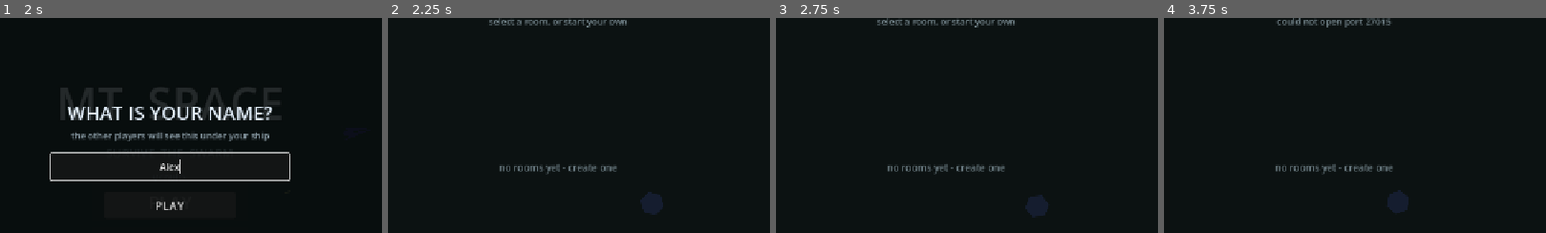
Above: before the commit, frames 1-4 (left to right).
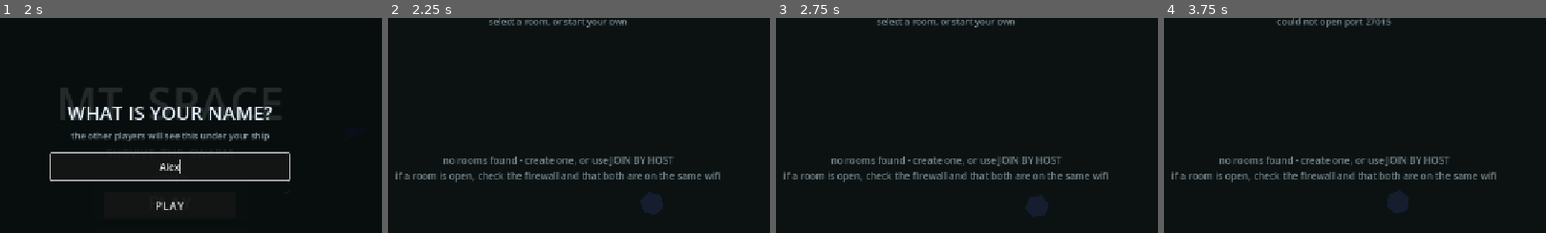
Above: after the commit, the same moments.

Repository: lmt1102011/MT-Space
Game: Godot game, scene res://scenes/menu.tscn
Same seed, same stepped clock (60 frames per second), same inputs: the game is played once before the commit and once after it.
Inputs (mouse positions are % of the whole screen's width and height, from its top left):
- Up to frame 1 (2 s): click "PLAY" at 0.5 s; click (50, 48) at 1.27 s; type "Alex" at 1.35 s
- Up to frame 2 (2.25 s): click "PLAY" at 2 s
- Up to frame 3 (2.75 s): no input
- Up to frame 4 (3.75 s): click "+ NEW ROOM" at 2.75 s; click "CREATE" at 3.5 s
The pictures show only the part of the screen within x 28-78%, y 13-63%; the shares and areas given below are measured in that part.

Frame 1 is identical in both runs. In frame 2, 3.1% of the frame differs, in the area x 2-87%, y 64-77%; in frame 3, 3.1%; in frame 4, 3.1%.
Error before the commit: Invalid assignment of property or key 'visible' with value of type 'bool' on a base object of type 'null instance'. (res://scripts/lobby.gd:97)

Commit message:
feat: add a solo play button to the lobby scene

Diff:
--- a/scenes/lobby.tscn
+++ b/scenes/lobby.tscn
@@ -89,6 +89,21 @@
 theme_override_font_sizes/font_size = 17
 text = "JOIN BY HOST"
 
+[node name="PlaySoloButton" type="Button" parent="UI"]
+anchor_left = 0.5
+anchor_top = 0.5
+anchor_right = 0.5
+anchor_bottom = 0.5
+offset_left = -130.0
+offset_top = 220.0
+offset_right = 130.0
+offset_bottom = 266.0
+grow_horizontal = 2
+grow_vertical = 2
+theme_override_font_sizes/font_size = 18
+text = "PLAY SOLO"
+visible = false
+
 [node name="RoomsList" type="VBoxContainer" parent="UI"]
 anchor_left = 0.5
 anchor_top = 0.5
